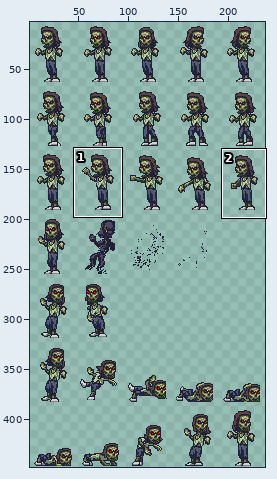
A sprite sheet gets an edit: packages/assets/images/actors/enemies/zombie-one.png. The picture above shows the old version from afar; the outline marks the close-up.
Close-up. First the earlier version:
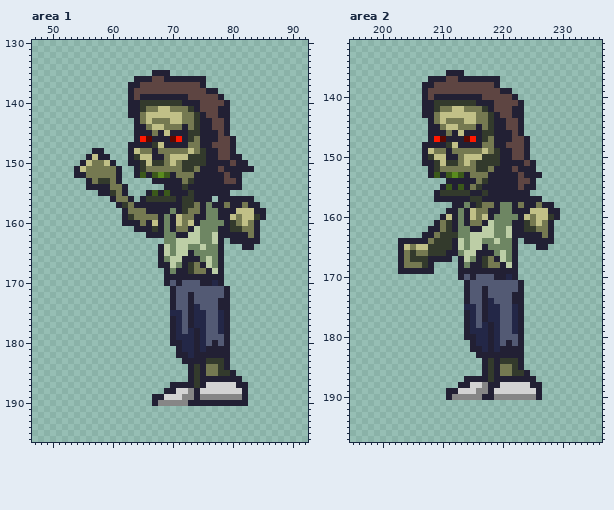
The file is 240x448 pixels. Shown: area 1: x 47..92, y 130..196; area 2: x 195..236, y 131..197. The wide view leaves out empty margins. The commit also changed other parts of the picture, which this record leaves out.
After:
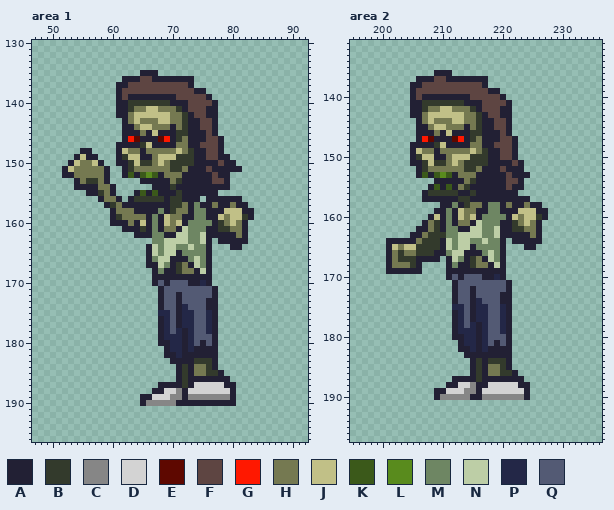
Palette (. is transparent): A #222034  B #333a2c  C #868686  D #d3d3d3  E #5e0800  F #5e4542  G #ff1800  H #757951  J #c1c087  K #3b591a  L #598b1d  M #6e8663  N #bdcea6  P #232747  Q #535a74
The edit:
Area 1:
y 135: x 65..66 .. -> AA; x 68..69 AA -> ..
y 136: x 62..63 .. -> AA; x 65..68 AAFF -> FFAA; x 74..75 AA -> ..
y 137: x 61..64 ..AA -> AAFF; x 73..75 FFA -> A..
y 138: x 61..63 ..A -> AFF; x 74..77 FFAA -> AA..
y 139: x 61..62 .. -> AF; x 64 F -> A; x 71..72 AA -> FF; x 76..78 FFA -> A..
y 140: x 61..64 ..AA -> AABB; x 70..71 BB -> AA; x 73..74 AA -> FF; x 77..79 FFA -> A..
y 141: x 61..69 ..AABHHJJ -> AABHHJJHH; x 71..74 HHBA -> BAFF; x 76..79 FFAA -> AA..
y 142: x 61..65 ..AAH -> AAHJJ; x 70..79 JJHHBAFFAA -> HHBAFFAA..
y 143: x 62..64 ..A -> AHJ; x 66 J -> H; x 68..79 HHJJHHBAAFFA -> JJHHBAAFFA..
y 144: x 62..68 ..AAHJJ -> AAHJJHH; x 70 H -> A; x 72..79 AHBAAFFA -> BAAFFA..
y 145: x 62..63 .. -> AA; x 65 A -> H; x 67 H -> J; x 69 J -> A; x 71..74 AABB -> BBAA; x 76 A -> F; x 78..79 FA -> ..
y 146: x 62..66 ..AGE -> AGEAA; x 68..74 AAEGABH -> EGABHAA; x 76..80 AAFFA -> FFA..
y 147: x 61..62 .. -> AA; x 65..68 AABJ -> BJAA; x 71..76 AAHHAA -> HHAAFF; x 78..80 FFA -> A..
y 148: x 55..58 ..AA -> AA..; x 61..65 ..AJH -> AJHHA; x 67 A -> H; x 71 H -> J; x 73..80 JHBAAFFA -> BAAFFA..
y 149: x 54..55 .. -> AJ; x 57..59 JAA -> A..; x 61..69 ..ABJJAAH -> ABJJAAHJJ; x 71..72 JJ -> BB; x 74..81 BBAAFFAA -> AAFFAA..
y 150: x 53..64 ..AJHHJA..AA -> AJHHJA..AABJ; x 66..68 JBB -> BHJ; x 70..71 JH -> BB; x 74..75 BB -> AA; x 78 A -> F; x 80..82 FAA -> A..
y 151: x 52..55 ..AJ -> AJHH; x 59..65 HHA..AB -> A..ABHH; x 70..74 HHBBH -> BBHAA; x 76 A -> F; x 78 F -> A; x 82..83 AA -> ..
y 152: x 52..55 ..AA -> AAHH; x 59..63 HHA.. -> A..AK; x 66 A -> L; x 68..70 LKA -> AHH; x 72..73 HH -> AA; x 77 A -> F; x 79..81 FAA -> A..
y 153: x 54..61 ..AHBBHA -> AHBBHA..; x 65..66 .. -> AA; x 70..73 AAHB -> HBAA; x 77..81 AAFFA -> FFA..
y 154: x 54..55 .. -> AA; x 58..62 AAHHA -> HHA..; x 67..68 .. -> AA; x 70 A -> B; x 72 B -> A; x 80..81 AA -> ..
y 155: x 56..62 ..AABHA -> AABHA..; x 64..65 .. -> AK; x 69 K -> A; x 71 A -> B; x 73 B -> A; x 78..79 AA -> ..
y 156: x 58..62 ..AHH -> AHHA.; x 64..65 .A -> BB; x 69 B -> A; x 71..73 ABB -> BAA; x 75 A -> .; x 77 . -> A; x 82..83 AA -> ..
y 157: x 59..63 ..ABH -> ABHAA; x 70..74 AABBH -> BBHAM; x 76..77 MA -> AH; x 79..80 HA -> AH; x 82..84 HAA -> A..
y 158: x 60..62 ..A -> AHH; x 64..65 HH -> AA; x 68 A -> M; x 70..77 MABHHAMM -> BHHAMMAA; x 79..80 AA -> JJ; x 82..85 JJAA -> AA..
y 159: x 60..63 ..AB -> ABHH; x 66..67 HH -> AM; x 69..79 MAJHHAAMMAA -> JHHAAMMAAJH; x 81..85 HJJBA -> JBA..
y 160: x 60..61 .. -> AA; x 63 A -> H; x 65 H -> J; x 67 J -> M; x 69..70 MA -> JH; x 72..74 HJA -> AMM; x 77..80 MMAB -> ABHJ; x 82..84 JHA -> A..
y 161: x 62..63 .. -> AA; x 65 A -> B; x 67 B -> M; x 69..74 MAHHAN -> HHANMM; x 76..84 MMAABBHHA -> AABBHHA..
y 162: x 64..65 .. -> AA; x 67..77 AAMMAANNMMN -> MMAANNMMNAA; x 81 A -> H; x 83..84 HA -> ..
y 163: x 67..70 ..MM -> MMNN; x 73..77 NNMMN -> MMNA.; x 79 . -> A; x 83..84 AA -> ..
y 164: x 66..68 ..A -> ANM; x 70..73 MNNM -> NMMN; x 75..78 NMMA -> MA..; x 80..83 ..AA -> AA..
y 165: x 66..68 ..A -> ANM; x 70..73 MNNA -> NAMM; x 76..78 MMA -> A..
y 166: x 66..71 ..AMNN -> AMNNAA; x 73..74 AA -> MN; x 76..78 NMA -> A..
y 167: x 66..78 ..AANMABHANMA -> AANMABHANMA..
y 168: x 67..68 .. -> AM; x 70..75 MAABHH -> ABHHAN; x 77..78 NA -> ..
y 169: x 67..68 .. -> AA; x 77..78 AA -> ..
y 170: x 67..68 .. -> AQ; x 71 A -> Q; x 73..75 QQA -> AAP; x 77..78 PA -> ..
y 171: x 68..70 ..A -> AQQ; x 77..79 QQA -> A..
y 172: x 68..71 ..AQ -> AQQA; x 73 A -> Q; x 77..79 QQA -> A..
y 173: x 68..71 ..AQ -> AQQA; x 73 A -> Q; x 76..79 QQAA -> AA..
y 174: x 68..74 ..AQQAP -> AQQAPQQ; x 76..79 QQAA -> AA..
y 175: x 68..79 ..PPQAPPQQPA -> PPQAPPQQPA..
y 176..177: x 68..79 ..APQAPPQQPA -> APQAPPQQPA..
y 178: x 68..70 ..A -> APQ; x 72 Q -> A; x 74..79 APQQPA -> QQPA..
y 179: x 68..70 ..A -> APP; x 72 P -> A; x 74..75 AP -> QQ; x 77..79 QQA -> A..
y 180: x 68..72 ..AAP -> AAPPA; x 74..75 AP -> QA; x 78..79 QA -> ..
y 181: x 69..72 ..AP -> APPA; x 75 P -> A; x 78..79 AA -> ..
y 182: x 69..71 ..A -> AAP; x 73 P -> A; x 78..79 AA -> ..
y 183: x 70..71 .. -> AA; x 74..75 AA -> BB; x 77..79 BBA -> A..
y 184: x 71..72 .. -> AB; x 74..79 BAHHBA -> HHBA..
y 185: x 71..72 .. -> AB; x 74..80 BAHHBBA -> HHBBA..
y 186: x 71..72 .. -> AB; x 74 B -> A; x 80..81 AA -> ..
y 187: x 68..69 .. -> AA; x 72 A -> B; x 74..75 BA -> DD; x 79..82 DDAA -> AA..
y 188: x 67..74 ..AADDCA -> AADDCADD; x 80..82 DDA -> A..
y 189: x 65..68 ..AA -> AADD; x 70..72 DDC -> CCA; x 74 A -> C; x 80..82 CCA -> A..
y 190: x 65..67 ..A -> ACC; x 71..72 CC -> AA; x 81..82 AA -> ..
Area 2:
y 136: x 209..210 .. -> AA; x 212..213 AA -> ..
y 137: x 206..207 .. -> AA; x 209..212 AAFF -> FFAA; x 218..219 AA -> ..
y 138: x 205..208 ..AA -> AAFF; x 217..219 FFA -> A..
y 139: x 205..207 ..A -> AFF; x 218..221 FFAA -> AA..
y 140: x 205..206 .. -> AF; x 208 F -> A; x 215..216 AA -> FF; x 220..222 FFA -> A..
y 141: x 205..208 ..AA -> AABB; x 214..215 BB -> AA; x 217..218 AA -> FF; x 221..223 FFA -> A..
y 142: x 205..213 ..AABHHJJ -> AABHHJJHH; x 215..218 HHBA -> BAFF; x 220..223 FFAA -> AA..
y 143: x 205..209 ..AAH -> AAHJJ; x 214..223 JJHHBAFFAA -> HHBAFFAA..
y 144: x 206..208 ..A -> AHJ; x 210 J -> H; x 212..223 HHJJHHBAAFFA -> JJHHBAAFFA..
y 145: x 206..212 ..AAHJJ -> AAHJJHH; x 214 H -> A; x 216..223 AHBAAFFA -> BAAFFA..
y 146: x 206..207 .. -> AA; x 209 A -> H; x 211 H -> J; x 213 J -> A; x 215..218 AABB -> BBAA; x 220 A -> F; x 222..223 FA -> ..
y 147: x 206..210 ..AGE -> AGEAA; x 212..218 AAEGABH -> EGABHAA; x 220..224 AAFFA -> FFA..
y 148: x 205..206 .. -> AA; x 209..212 AABJ -> BJAA; x 215..220 AAHHAA -> HHAAFF; x 222..224 FFA -> A..
y 149: x 205..209 ..AJH -> AJHHA; x 211 A -> H; x 215 H -> J; x 217..224 JHBAAFFA -> BAAFFA..
y 150: x 205..213 ..ABJJAAH -> ABJJAAHJJ; x 215..216 JJ -> BB; x 218..224 BBAAFFA -> AAFFA..
y 151: x 205..208 ..AA -> AABJ; x 210..212 JBB -> BHJ; x 214..215 JH -> BB; x 218..219 BB -> AA; x 222 A -> F; x 224..225 FA -> ..
y 152: x 206..209 ..AB -> ABHH; x 214..218 HHBBH -> BBHAA; x 220 A -> F; x 222 F -> A; x 224..225 AA -> ..
y 153: x 206..207 .. -> AK; x 210 A -> L; x 212..214 LKA -> AHH; x 216..217 HH -> AA; x 221 A -> F; x 223 F -> A; x 225..226 AA -> ..
y 154: x 209..210 .. -> AA; x 214..217 AAHB -> HBAA; x 221..225 AAFFA -> FFA..
y 155: x 208..209 .. -> AK; x 213..216 KAHB -> HBAA; x 221 A -> F; x 223..225 FAA -> A..
y 156: x 207..209 ..A -> ABB; x 213..215 BBA -> AAB; x 217 B -> A; x 223..224 AA -> ..
y 157: x 207..208 .. -> AA; x 213..216 AABB -> BBAA; x 225..226 AA -> ..
y 158: x 210..212 ..A -> AAM; x 214..221 MABHHAMM -> BHHAMMAH; x 223..224 HA -> AH; x 226..228 HAA -> A..
y 159: x 209..211 ..A -> AAM; x 213..221 MAJHHAAMM -> JHHAAMMAA; x 223..224 AA -> JJ; x 226..229 JJAA -> AA..
y 160: x 208..209 .. -> AJ; x 211 J -> M; x 213..214 MA -> JH; x 216..218 HJA -> AMM; x 221..223 MMA -> AJH; x 225..229 HJJBA -> JBA..
y 161: x 207..211 ..AHB -> AHBAM; x 213..218 MAHHAN -> HHANMM; x 220..224 MMAAB -> AABHJ; x 226..228 JHA -> A..
y 162: x 206..228 ..AAHBAMMAANNMMNAABBHHA -> AAHBAMMAANNMMNAABBHHA..
y 163: x 205..209 ..AAH -> AAHBB; x 211..214 BBMM -> MMNN; x 217..221 NNMMN -> MMNAA; x 225 A -> H; x 227..228 HA -> ..
y 164: x 201..202 .. -> AA; x 206..208 AAH -> HBB; x 210..212 BBA -> ANM; x 214..217 MNNM -> NMMN; x 219..221 NMM -> MA.; x 223 . -> A; x 227..228 AA -> ..
y 165: x 201..203 ..A -> AJH; x 205..207 HJJ -> JBB; x 210..212 BBA -> ANM; x 214..217 MNNA -> NAMM; x 220..222 MMA -> A..; x 224..227 ..AA -> AA..
y 166: x 201..203 ..A -> AHB; x 205..207 BHH -> HBB; x 209..215 BBAAMNN -> AAMNNAA; x 217..218 AA -> MN; x 220..222 NMA -> A..
y 167: x 201..204 ..AH -> AHBB; x 206..207 BB -> AA; x 210 A -> .; x 212..222 .ANMABHANMA -> NMABHANMA..
y 168: x 201..203 ..A -> AHH; x 205..208 HHBA -> BA..; x 211..212 .. -> AM; x 214..219 MAABHH -> ABHHAN; x 221..222 NA -> ..
y 169: x 201..202 .. -> AA; x 207..208 AA -> ..; x 211..212 .. -> AA; x 221..222 AA -> ..
y 170: x 211..212 .. -> AQ; x 215 A -> Q; x 217..219 QQA -> AAP; x 221..222 PA -> ..
y 171: x 212..214 ..A -> AQQ; x 221..223 QQA -> A..
y 172: x 212..215 ..AQ -> AQQA; x 217 A -> Q; x 221..223 QQA -> A..
y 173: x 212..215 ..AQ -> AQQA; x 217 A -> Q; x 220..223 QQAA -> AA..
y 174: x 212..218 ..AQQAP -> AQQAPQQ; x 220..223 QQAA -> AA..
y 175: x 212..223 ..PPQAPPQQPA -> PPQAPPQQPA..
y 176..177: x 212..223 ..APQAPPQQPA -> APQAPPQQPA..
y 178: x 212..214 ..A -> APQ; x 216 Q -> A; x 218..223 APQQPA -> QQPA..
y 179: x 212..214 ..A -> APP; x 216 P -> A; x 218..223 APQQPA -> QQPA..
y 180: x 212..216 ..AAP -> AAPPA; x 218..219 AP -> QQ; x 221..223 QQA -> A..
y 181: x 213..216 ..AP -> APPA; x 218..219 AP -> QA; x 222..223 QA -> ..
y 182: x 213..215 ..A -> AAP; x 219 P -> A; x 222..223 AA -> ..
y 183: x 214..215 .. -> AA; x 222..223 AA -> ..
y 184: x 215..216 .. -> AB; x 219 A -> B; x 221..223 BBA -> A..
y 185: x 215..216 .. -> AB; x 218..223 BAHHBA -> HHBA..
y 186: x 215..216 .. -> AB; x 218..224 BAHHBBA -> HHBBA..
y 187: x 212..213 .. -> AA; x 216 A -> B; x 218 B -> A; x 224..225 AA -> ..
y 188: x 211..219 ..AADDCAA -> AADDCAADD; x 223..226 DDAA -> AA..
y 189: x 209..212 ..AA -> AADD; x 214..218 DDCCA -> CCADD; x 224..226 DDA -> A..
y 190: x 209..211 ..A -> ACC; x 215..218 CCAA -> AACC; x 224..226 CCA -> A..
